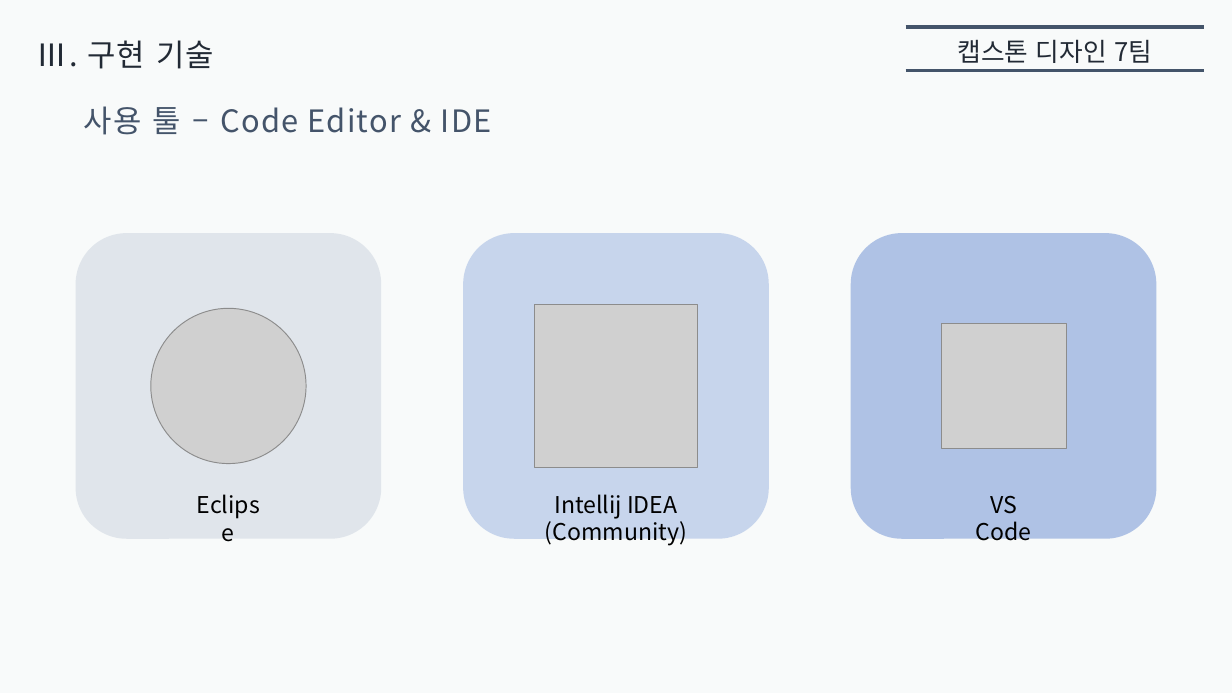
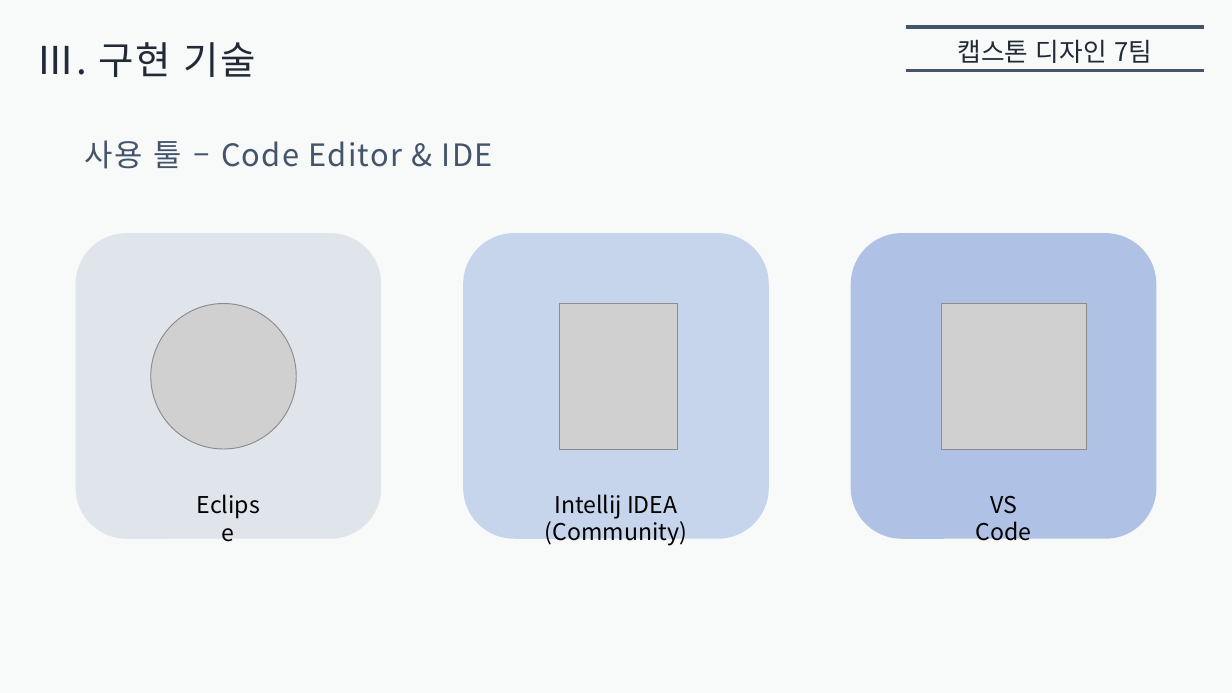
Before and after one commit to inwoo2ya/wormgame, a slide deck: slide 15 of 중간발표.pptx. Drawn at 1232x693 pixels with LibreOffice and Linux fonts; fonts in the diff are those of the drawing; grey boxes stand for pictures. Boxes give left, top, right and bottom in pixels: in the first picture for what was removed or moved away, otherwise in the second. Text is boxed around its words. In the diff, an @@ line names an element or a change of style, - is before the commit and + after.

```diff
--- a/중간발표.pptx
+++ b/중간발표.pptx
@@ text "Ⅲ. 구현 기술" at bbox=[37, 42, 256, 77]: size 24 to 30 pt @@
@@ text "사용 툴 – Code Editor ...": place and size @@
-text "사용 툴 – Code Editor ..." at bbox=[84, 106, 492, 135]
+text "사용 툴 – Code Editor ..." at bbox=[85, 140, 493, 169]
@@ picture: place and size @@
-picture at bbox=[151, 309, 306, 464]
+picture at bbox=[151, 304, 296, 449]
@@ picture: place and size @@
-picture at bbox=[534, 304, 698, 468]
+picture at bbox=[560, 304, 678, 449]
@@ picture: place and size @@
-picture at bbox=[941, 323, 1066, 448]
+picture at bbox=[941, 304, 1086, 449]
```
Also in this commit, not shown: 18 other slides changed.
